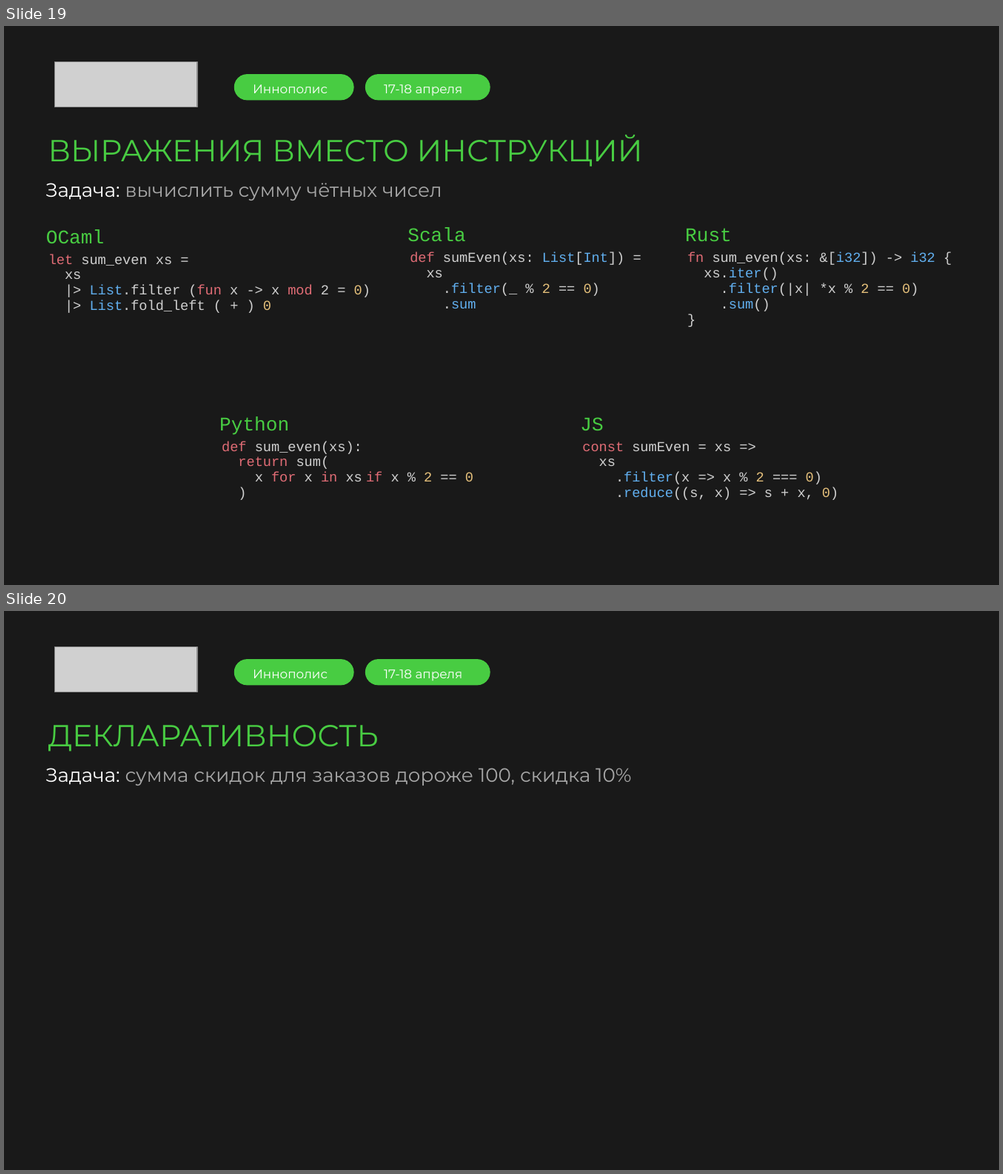
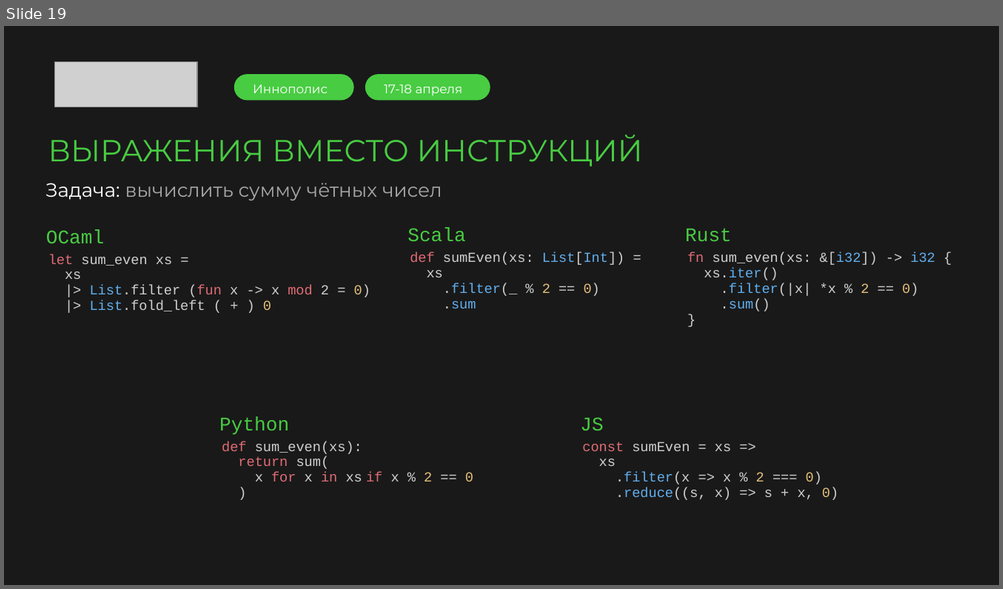
Before and after one commit to argent-smith/presentations, a slide deck: FP_Talk_2026/merge/presentation.pptx. Shown one above the other, each under a label of ours: slides 19 and 20 before the commit, slide 19 after it. The pictures are 1003x1174 and 1003x589 pixels, drawn with LibreOffice and Linux fonts; fonts in the diff are those of the drawing; grey boxes stand for pictures; background and template pictures are left out. Boxes give left, top, right and bottom in pixels: in the first picture for what was removed or moved away, otherwise in the second. Text is boxed around its words. In the diff, an @@ line names an element or a change of style, - is before the commit and + after.

```diff
--- a/FP_Talk_2026/merge/presentation.pptx
+++ b/FP_Talk_2026/merge/presentation.pptx
@@ slide 20 removed at <box>4,611,999,1170</box>, background picture (left out) @@
@@ picture removed at <box>55,647,197,692</box> @@
@@ rounded rectangle removed at <box>233,659,353,684</box> @@
@@ text removed at <box>253,669,327,678</box> @@
-Иннополис
@@ rounded rectangle removed at <box>365,659,490,684</box> @@
@@ text removed at <box>384,669,463,681</box> @@
-17-18 апреля
@@ text removed at <box>48,725,378,752</box> @@
-ДЕКЛАРАТИВНОСТЬ
@@ text removed at <box>45,768,631,786</box> @@
-Задача: сумма скидок для заказов дороже 100, скидка 10%
```
Also in this commit, not shown: 1 slide changed, 7 slides added, 1 other file.
